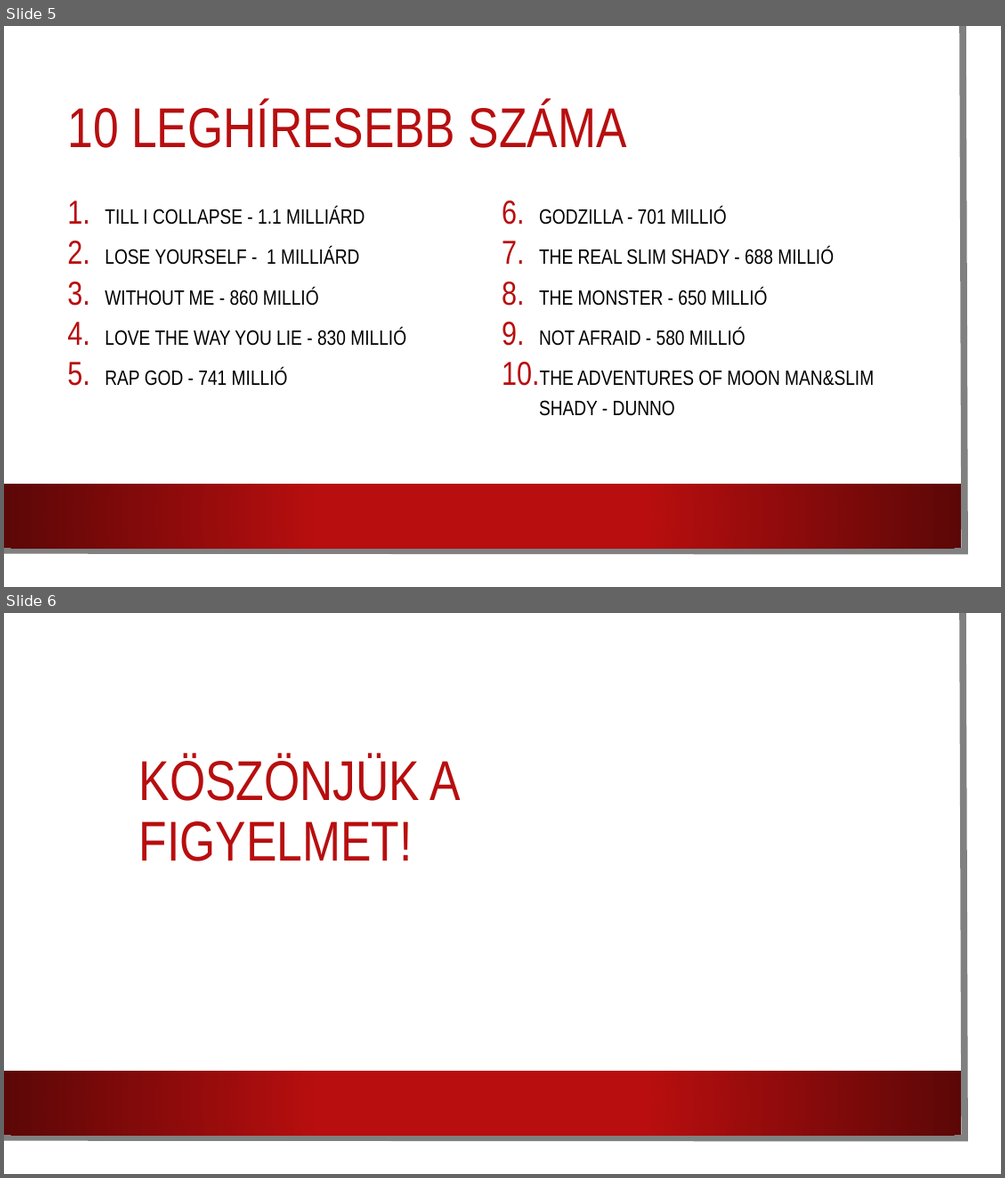
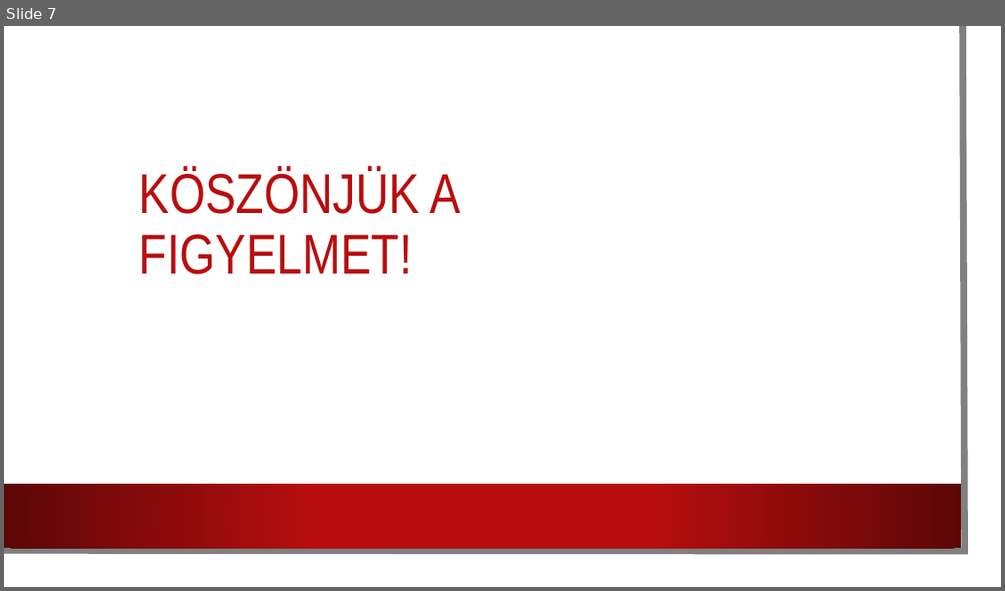
Before and after one commit to verbaviktor/Eminem-rajongoi-weboldal, a slide deck: Eminem.pptx. Shown one above the other, each under a label of ours: slides 5 and 6 before the commit, slide 7 after it. The pictures are 1005x1178 and 1005x591 pixels, drawn with LibreOffice and Linux fonts; fonts in the diff are those of the drawing; background and template pictures are left out. Boxes give left, top, right and bottom in pixels: in the first picture for what was removed or moved away, otherwise in the second. Text is boxed around its words. In the diff, an @@ line names an element or a change of style, - is before the commit and + after.

```diff
--- a/Eminem.pptx
+++ b/Eminem.pptx
@@ slide 5 removed at box(4, 26, 1001, 587), background picture (left out); not listed: 3 template elements that a slide beside it also shows @@
@@ title removed at box(67, 103, 627, 148) @@
-10 LEGHÍRESEBB SZÁMA
@@ text removed at box(105, 207, 406, 386) @@
-1. TILL I COLLAPSE - 1.1 MILLIÁRD
-2. LOSE YOURSELF - 1 MILLIÁRD
-3. WITHOUT ME - 860 MILLIÓ
-4. LOVE THE WAY YOU LIE - 830 MILLIÓ
-5. RAP GOD - 741 MILLIÓ
@@ text removed at box(539, 207, 874, 416) @@
-6. GODZILLA - 701 MILLIÓ
-7. THE REAL SLIM SHADY - 688 MILLIÓ
-8. THE MONSTER - 650 MILLIÓ
-9. NOT AFRAID - 580 MILLIÓ
-10. THE ADVENTURES OF MOON MAN&SLIM SHADY - DUNNO
@@ what was slide 6 is now slide 7 @@
```
Also in this commit, not shown: 2 slides changed, 4 slides added, 2 other slides removed.
